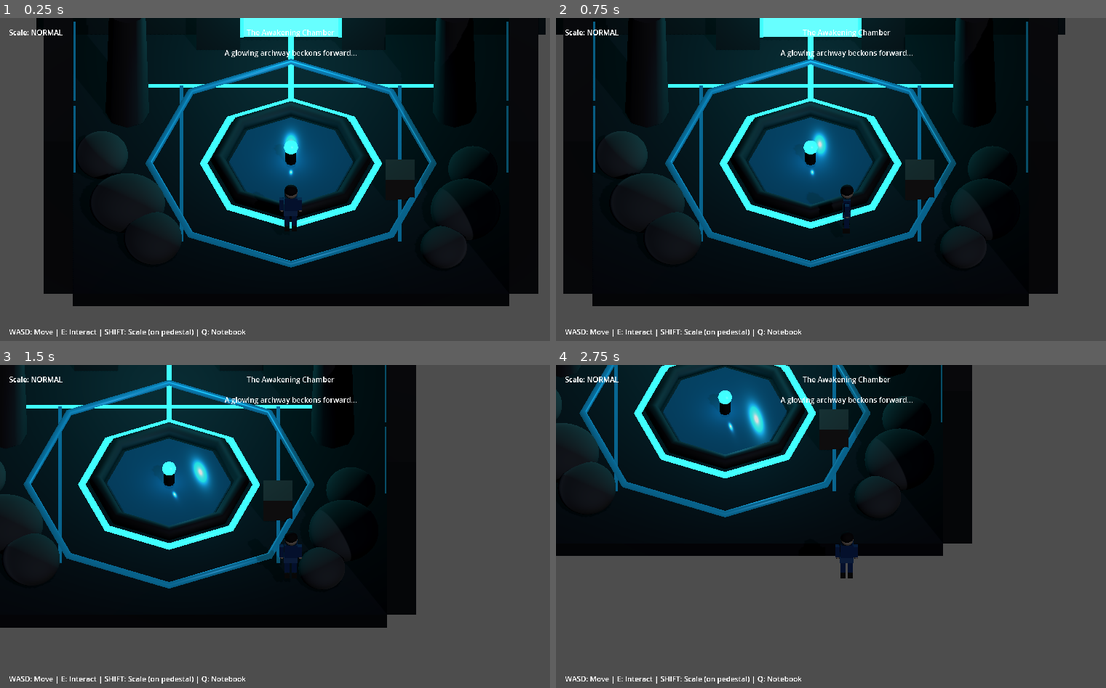
Above: before the commit, frames 1-4 (two rows, left to right).
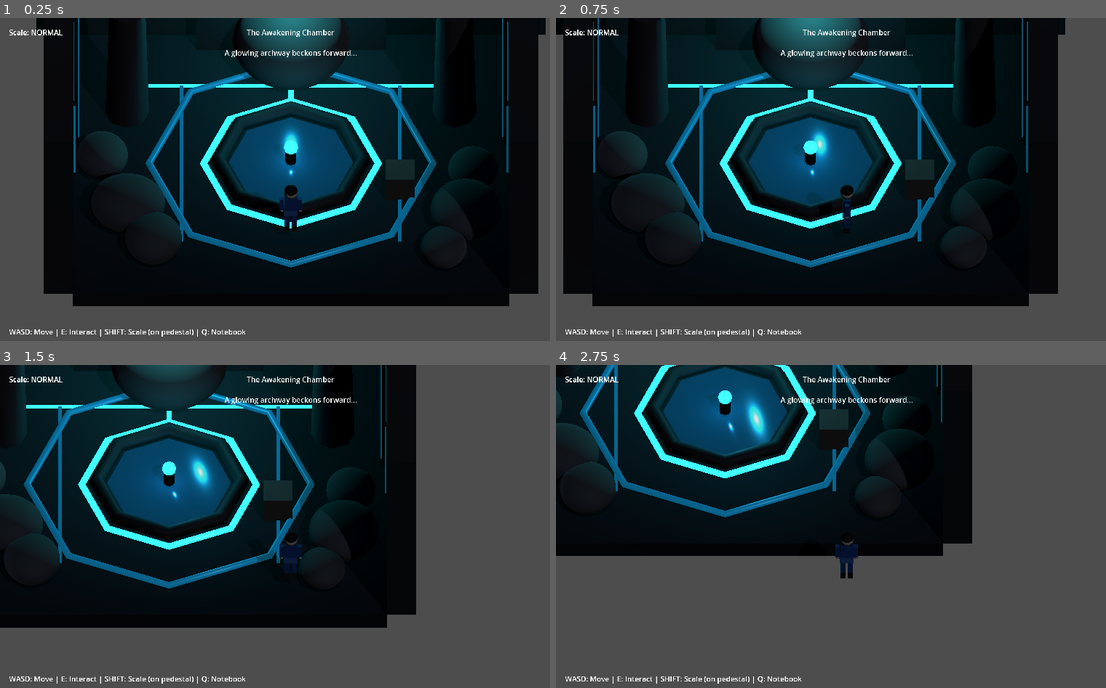
Above: after the commit, the same moments.

Repository: kariannharris-star/The-Recursion-Engine
Game: Godot game, scene res://scenes/main_3d.tscn
Same seed, same stepped clock (60 frames per second), same inputs: the game is played once before the commit and once after it.
Inputs:
- Up to frame 1 (0.25 s): no input
- Up to frame 2 (0.75 s): tap Enter at 0.5 s; hold D (move_right) from 0.53 s (still down); hold E (interact) from 0.53 s (still down)
- Up to frame 3 (1.5 s): release D (move_right) at 1.28 s; release E (interact) at 1.28 s; hold S (move_down) from 1.28 s (still down); tap E (interact) at 1.35 s
- Up to frame 4 (2.75 s): release S (move_down) at 2.03 s; hold D (move_right) from 2.03 s (still down); hold Q (open_notebook) from 2.03 s (still down); tap E (interact) at 2.3 s

The runs differ from the first frame. In frame 1, 2.5% of the frame differs, in the area x 13-93%, y 0-37%; in frame 2, 2.5%, in the area x 6-86%, y 0-37%; in frame 3, 0.9%; in frame 4, less than 0.1%.

Commit message:
Add blocking boulder, interactive fountain, metal grooves
- Large boulder blocks exit archway
- Fountain is now interactive (press E to reveal ≋ glyph)
- Divine Beast style metal panels with groove patterns
- Glyph display appears above fountain when discovered

🤖 Generated with [Claude Code](https://claude.com/claude-code)

Co-Authored-By: Claude Opus 4.5 <noreply@anthropic.com>

Diff:
--- a/Godot_folder/scenes/rooms/room_1_1_3d.tscn
+++ b/Godot_folder/scenes/rooms/room_1_1_3d.tscn
@@ -2,6 +2,7 @@
 
 [ext_resource type="PackedScene" uid="uid://player3d001" path="res://scenes/player/player_3d.tscn" id="1_player"]
 [ext_resource type="Script" path="res://scripts/objects/pushable_block_3d.gd" id="2_block"]
+[ext_resource type="Script" path="res://scripts/objects/glyph_fountain.gd" id="3_fountain"]
 
 ; === COLLISION SHAPES ===
 [sub_resource type="BoxShape3D" id="BoxShape3D_floor"]
@@ -343,8 +344,11 @@
 size = Vector3(0.1, 3.5, 0.05)
 material = SubResource("Mat_circuit_dim")
 
-; --- CENTRAL FOUNTAIN POOL ---
-[node name="FountainPool" type="Node3D" parent="."]
+; --- CENTRAL FOUNTAIN POOL (Interactive - reveals glyph) ---
+[node name="FountainPool" type="StaticBody3D" parent="."]
+collision_layer = 2
+collision_mask = 0
+script = ExtResource("3_fountain")
 
 [node name="PoolRim" type="CSGTorus3D" parent="FountainPool"]
 transform = Transform3D(1, 0, 0, 0, 1, 0, 0, 0, 1, 0, 0.15, 0)
@@ -376,11 +380,17 @@
 radius = 0.2
 material = SubResource("Mat_circuit_glow")
 
-[node name="PoolCollision" type="StaticBody3D" parent="FountainPool"]
-collision_layer = 2
-
-[node name="Collision" type="CollisionShape3D" parent="FountainPool/PoolCollision"]
+[node name="Collision" type="CollisionShape3D" parent="FountainPool"]
 shape = SubResource("CylinderShape3D_pool")
+
+; Glyph display (hidden until interaction)
+[node name="GlyphDisplay" type="Node3D" parent="FountainPool"]
+transform = Transform3D(1, 0, 0, 0, 1, 0, 0, 0, 1, 0, 1.2, 0)
+
+[node name="GlyphPlate" type="CSGCylinder3D" parent="FountainPool/GlyphDisplay"]
+radius = 0.4
+height = 0.05
+material = SubResource("Mat_circuit_glow")
 
 ; --- BOULDERS / ROCKS (like concept art) ---
 [node name="Boulders" type="Node3D" parent="."]
@@ -450,6 +460,104 @@
 
 [node name="Collision" type="CollisionShape3D" parent="Boulders/Boulder6"]
 shape = SubResource("BoxShape3D_boulder")
+
+; --- BLOCKING BOULDER (blocks exit until puzzle solved) ---
+[node name="BlockingBoulder" type="StaticBody3D" parent="Boulders"]
+transform = Transform3D(2.0, 0, 0, 0, 1.8, 0, 0, 0, 2.0, 0, 0.8, -4)
+collision_layer = 3
+
+[node name="Mesh" type="MeshInstance3D" parent="Boulders/BlockingBoulder"]
+mesh = SubResource("Mesh_boulder")
+surface_material_override/0 = SubResource("Mat_boulder")
+
+[node name="Collision" type="CollisionShape3D" parent="Boulders/BlockingBoulder"]
+shape = SubResource("BoxShape3D_boulder")
+
+; --- DIVINE BEAST METAL GROOVES ---
+[node name="MetalGrooves" type="Node3D" parent="."]
+
+; Left wall metal panel
+[node name="LeftPanel" type="CSGBox3D" parent="MetalGrooves"]
+transform = Transform3D(1, 0, 0, 0, 1, 0, 0, 0, 1, -5.9, 2.5, -1)
+size = Vector3(0.1, 2.5, 3)
+material = SubResource("Mat_pillar")
+
+[node name="LeftGroove1" type="CSGBox3D" parent="MetalGrooves"]
+transform = Transform3D(1, 0, 0, 0, 1, 0, 0, 0, 1, -5.85, 2.5, -1.5)
+size = Vector3(0.08, 2.2, 0.08)
+material = SubResource("Mat_circuit_dim")
+
+[node name="LeftGroove2" type="CSGBox3D" parent="MetalGrooves"]
+transform = Transform3D(1, 0, 0, 0, 1, 0, 0, 0, 1, -5.85, 2.5, -0.5)
+size = Vector3(0.08, 2.2, 0.08)
+material = SubResource("Mat_circuit_dim")
+
+[node name="LeftGroove3" type="CSGBox3D" parent="MetalGrooves"]
+transform = Transform3D(1, 0, 0, 0, 1, 0, 0, 0, 1, -5.85, 3.5, -1)
+size = Vector3(0.08, 0.08, 2.8)
+material = SubResource("Mat_circuit_dim")
+
+[node name="LeftGroove4" type="CSGBox3D" parent="MetalGrooves"]
+transform = Transform3D(1, 0, 0, 0, 1, 0, 0, 0, 1, -5.85, 1.5, -1)
+size = Vector3(0.08, 0.08, 2.8)
+material = SubResource("Mat_circuit_dim")
+
+; Right wall metal panel
+[node name="RightPanel" type="CSGBox3D" parent="MetalGrooves"]
+transform = Transform3D(1, 0, 0, 0, 1, 0, 0, 0, 1, 5.9, 2.5, -1)
+size = Vector3(0.1, 2.5, 3)
+material = SubResource("Mat_pillar")
+
+[node name="RightGroove1" type="CSGBox3D" parent="MetalGrooves"]
+transform = Transform3D(1, 0, 0, 0, 1, 0, 0, 0, 1, 5.85, 2.5, -1.5)
+size = Vector3(0.08, 2.2, 0.08)
+material = SubResource("Mat_circuit_dim")
+
+[node name="RightGroove2" type="CSGBox3D" parent="MetalGrooves"]
+transform = Transform3D(1, 0, 0, 0, 1, 0, 0, 0, 1, 5.85, 2.5, -0.5)
+size = Vector3(0.08, 2.2, 0.08)
+material = SubResource("Mat_circuit_dim")
+
+[node name="RightGroove3" type="CSGBox3D" parent="MetalGrooves"]
+transform = Transform3D(1, 0, 0, 0, 1, 0, 0, 0, 1, 5.85, 3.5, -1)
+size = Vector3(0.08, 0.08, 2.8)
+material = SubResource("Mat_circuit_dim")
+
+[node name="RightGroove4" type="CSGBox3D" parent="MetalGrooves"]
+transform = Transform3D(1, 0, 0, 0, 1, 0, 0, 0, 1, 5.85, 1.5, -1)
+size = Vector3(0.08, 0.08, 2.8)
+material = SubResource("Mat_circuit_dim")
+
+; Back wall metal panels near archway
+[node name="BackPanelL" type="CSGBox3D" parent="MetalGrooves"]
+transform = Transform3D(1, 0, 0, 0, 1, 0, 0, 0, 1, -4, 2.5, -5)
+size = Vector3(1.5, 2.5, 0.1)
+material = SubResource("Mat_pillar")
+
+[node name="BackGrooveL1" type="CSGBox3D" parent="MetalGrooves"]
+transform = Transform3D(1, 0, 0, 0, 1, 0, 0, 0, 1, -4.3, 2.5, -4.95)
+size = Vector3(0.08, 2.2, 0.08)
+material = SubResource("Mat_circuit_dim")
+
+[node name="BackGrooveL2" type="CSGBox3D" parent="MetalGrooves"]
+transform = Transform3D(1, 0, 0, 0, 1, 0, 0, 0, 1, -3.7, 2.5, -4.95)
+size = Vector3(0.08, 2.2, 0.08)
+material = SubResource("Mat_circuit_dim")
+
+[node name="BackPanelR" type="CSGBox3D" parent="MetalGrooves"]
+transform = Transform3D(1, 0, 0, 0, 1, 0, 0, 0, 1, 4, 2.5, -5)
+size = Vector3(1.5, 2.5, 0.1)
+material = SubResource("Mat_pillar")
+
+[node name="BackGrooveR1" type="CSGBox3D" parent="MetalGrooves"]
+transform = Transform3D(1, 0, 0, 0, 1, 0, 0, 0, 1, 4.3, 2.5, -4.95)
+size = Vector3(0.08, 2.2, 0.08)
+material = SubResource("Mat_circuit_dim")
+
+[node name="BackGrooveR2" type="CSGBox3D" parent="MetalGrooves"]
+transform = Transform3D(1, 0, 0, 0, 1, 0, 0, 0, 1, 3.7, 2.5, -4.95)
+size = Vector3(0.08, 2.2, 0.08)
+material = SubResource("Mat_circuit_dim")
 
 ; --- PUSHABLE BLOCK ---
 [node name="PushableBlock" type="CharacterBody3D" parent="."]
